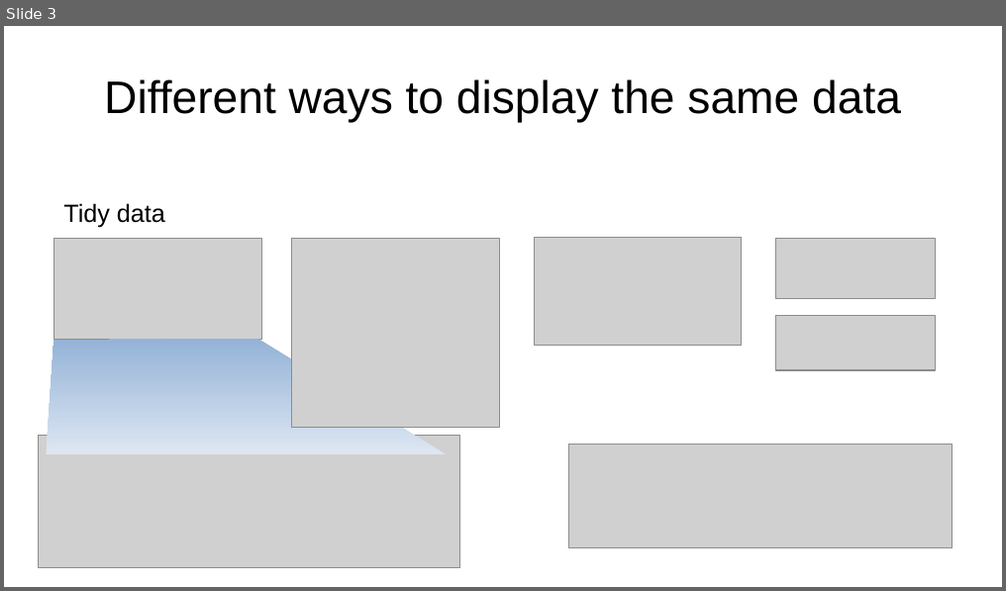
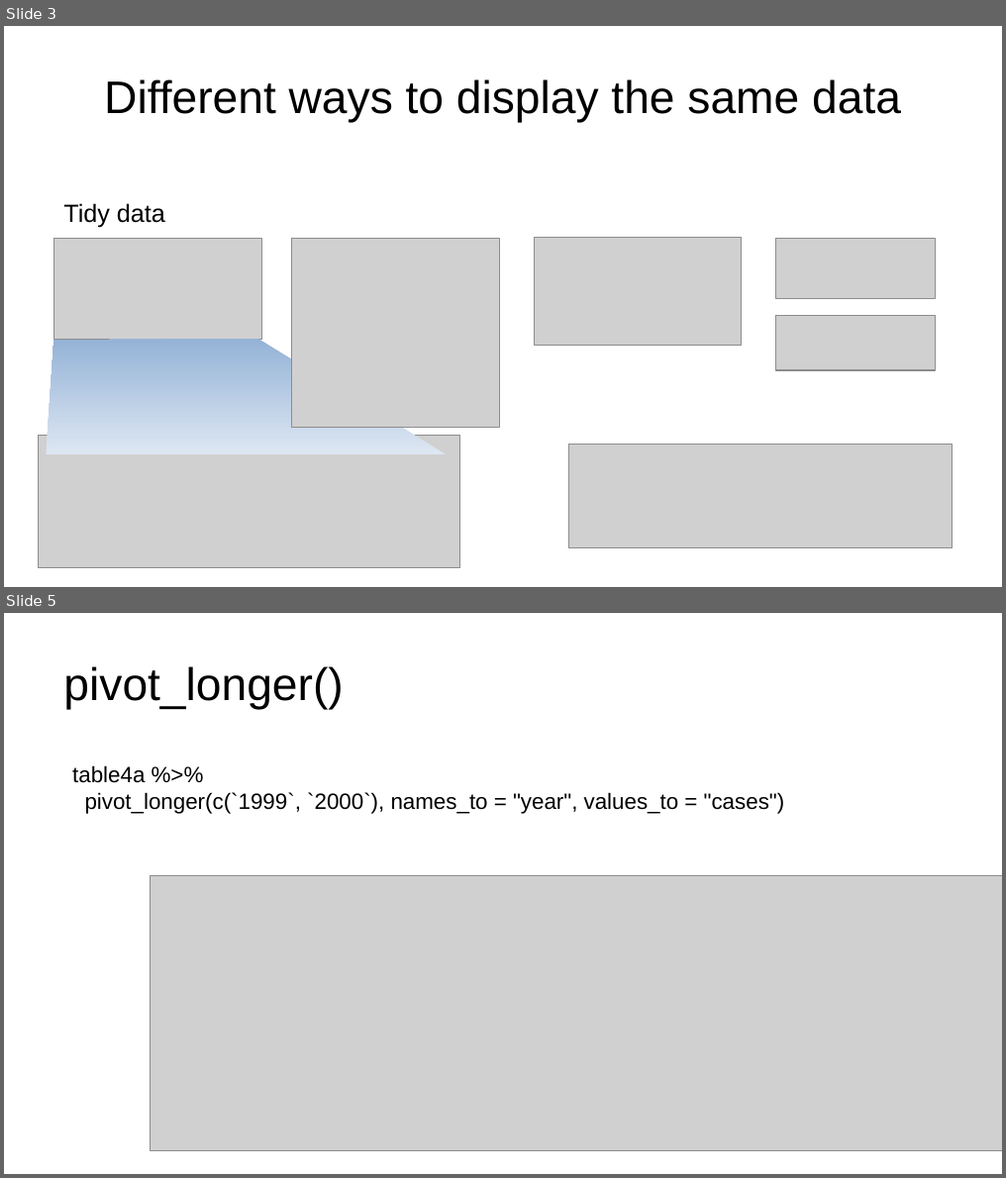
Before and after one commit to nt246/NTRES-6100-data-science, a slide deck: slides/Slides_tidydata.pptx. Shown one above the other, each under a label of ours: slide 3 before the commit, slides 3 and 5 after it; the slides between them are not shown. The pictures are 1006x591 and 1006x1178 pixels, drawn with LibreOffice and Linux fonts; fonts in the diff are those of the drawing; grey boxes stand for pictures. Boxes give left, top, right and bottom in pixels: in the first picture for what was removed or moved away, otherwise in the second. Text is boxed around its words. In the diff, an @@ line names an element or a change of style, - is before the commit and + after.

```diff
--- a/slides/Slides_tidydata.pptx
+++ b/slides/Slides_tidydata.pptx
@@ slide 5 added at (x1=4, y1=613, x2=1002, y2=1174), background #FFFFFF @@
@@ title added at (x1=63, y1=666, x2=343, y2=710), 33 pt, text #000000 @@
+pivot_longer()
@@ text added at (x1=72, y1=765, x2=785, y2=814), 16 pt, text #000000 @@
+table4a %>%
+pivot_longer(c(`1999`, `2000`), names_to = "year", values_to = "cases")
@@ picture added at (x1=150, y1=875, x2=1002, y2=1151) @@
```
Also in this commit, not shown: 1 slide changed, 3 other slides added, 7 other files.
